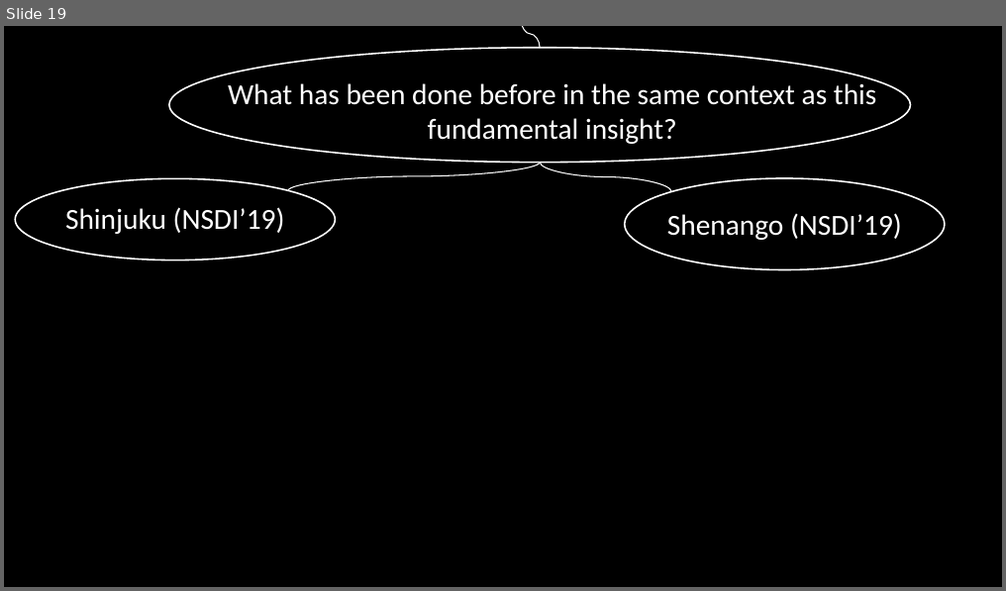
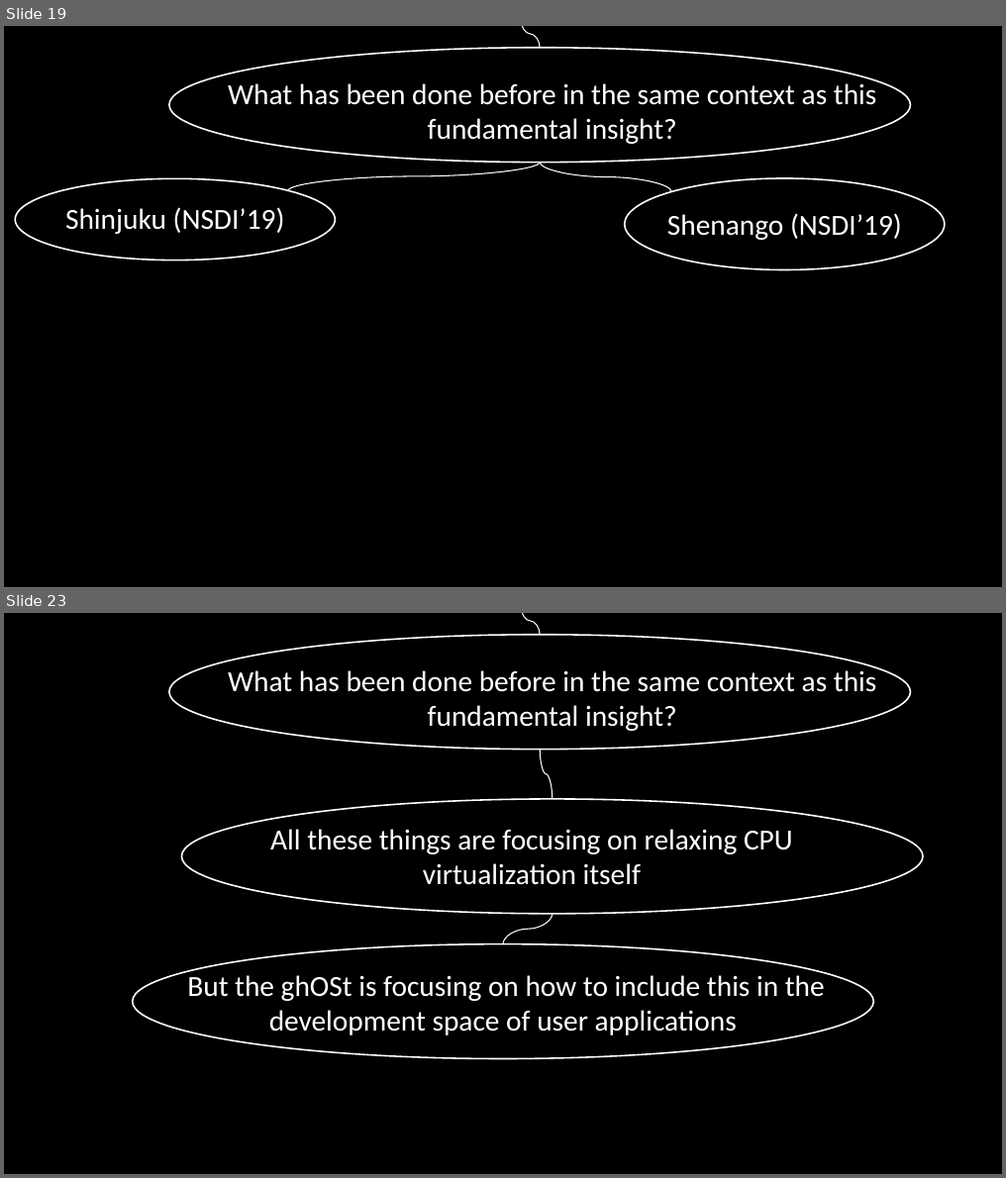
Before and after one commit to minseok127/paper_reviews, a slide deck: operating_system/ghOSt/ghOSt.pptx. Shown one above the other, each under a label of ours: slide 19 before the commit, slides 19 and 23 after it; the slides between them are not shown. The pictures are 1006x591 and 1006x1178 pixels, drawn with LibreOffice and Linux fonts; fonts in the diff are those of the drawing. Boxes give left, top, right and bottom in pixels: in the first picture for what was removed or moved away, otherwise in the second. Text is boxed around its words. In the diff, an @@ line names an element or a change of style, - is before the commit and + after.

```diff
--- a/operating_system/ghOSt/ghOSt.pptx
+++ b/operating_system/ghOSt/ghOSt.pptx
@@ slide 23 added at (4, 613, 1002, 1174), background #000000 @@
@@ ellipse added at (169, 635, 911, 750), outline #FFFFFF 1.5 pt @@
@@ curved line added from (522, 613) to (540, 635), #FFFFFF 1 pt @@
@@ text added at (228, 666, 876, 731), 28 pt, text #FFFFFF @@
+What has been done before in the same context as this fundamental insight?
@@ curved line added from (540, 750) to (552, 799), #FFFFFF 1 pt @@
@@ ellipse added at (181, 799, 923, 914), outline #FFFFFF 1.5 pt @@
@@ text added at (270, 829, 793, 885), 28 pt, text #FFFFFF @@
+All these things are focusing on relaxing CPU virtualization itself
@@ curved line added from (552, 914) to (503, 945), #FFFFFF 1 pt @@
@@ ellipse added at (133, 945, 874, 1059), outline #FFFFFF 1.5 pt @@
@@ text added at (187, 971, 825, 1036), 28 pt, text #FFFFFF @@
+But the ghOSt is focusing on how to include this in the development space of user applications
```
Also in this commit, not shown: 1 slide changed, 4 other slides added, 2 other files.
